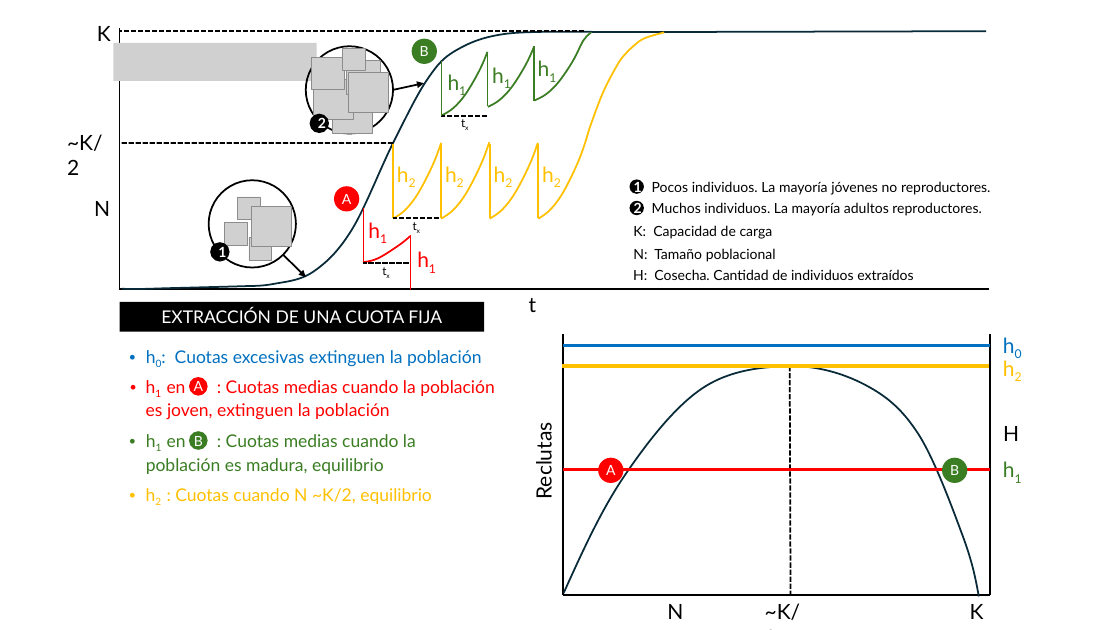
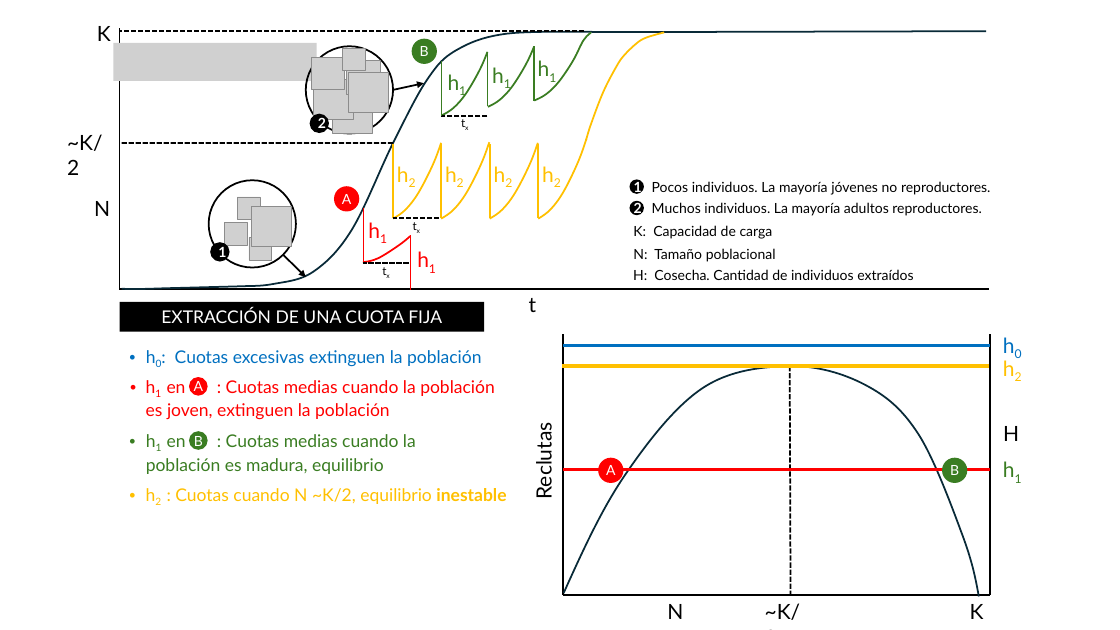
Before and after one commit to aprendiendo-cosas/Te_poblaciones_explotacion_ecologia_ccaa, a slide deck: slide 4 of presentacion/graficas_explotacion.pptx. Drawn at 1120x630 pixels with LibreOffice and Linux fonts; fonts in the diff are those of the drawing; grey boxes stand for pictures. Boxes give left, top, right and bottom in pixels: in the first picture for what was removed or moved away, otherwise in the second. Text is boxed around its words. In the diff, an @@ line names an element or a change of style, - is before the commit and + after.

```diff
--- a/presentacion/graficas_explotacion.pptx
+++ b/presentacion/graficas_explotacion.pptx
@@ text at box(175, 488, 506, 504): text changed @@
-• h2 : Cuotas cuando N ~K/2, equilibrio
+• h2 : Cuotas cuando N ~K/2, equilibrio inestable
```
Also in this commit, not shown: 2 other slides changed.
